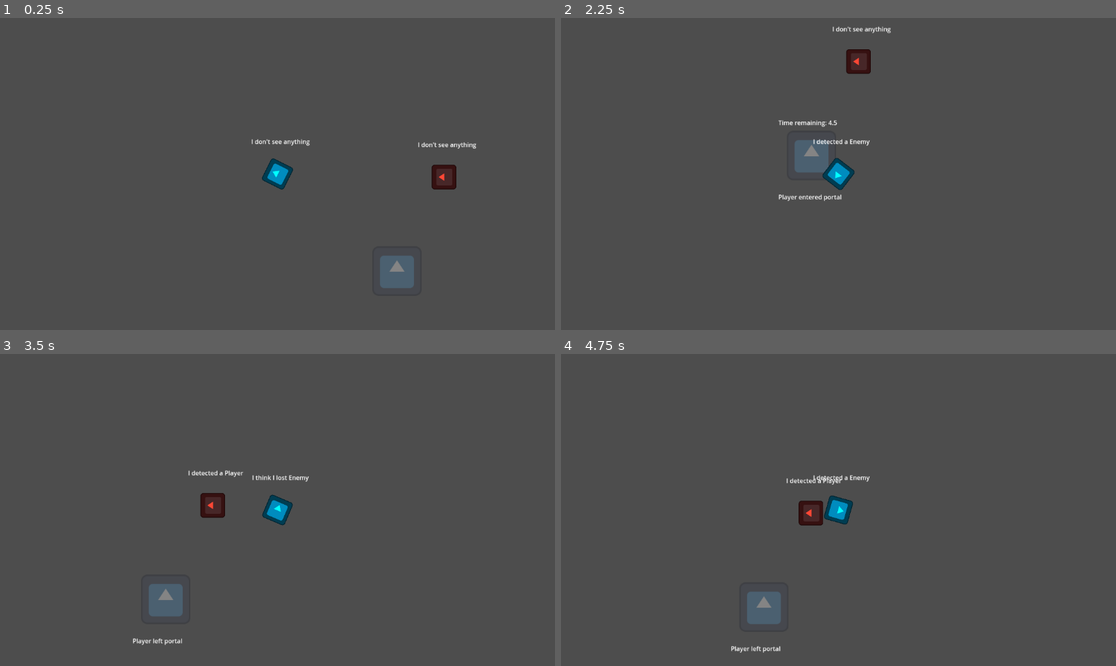
Above: before the commit, frames 1-4 (two rows, left to right).
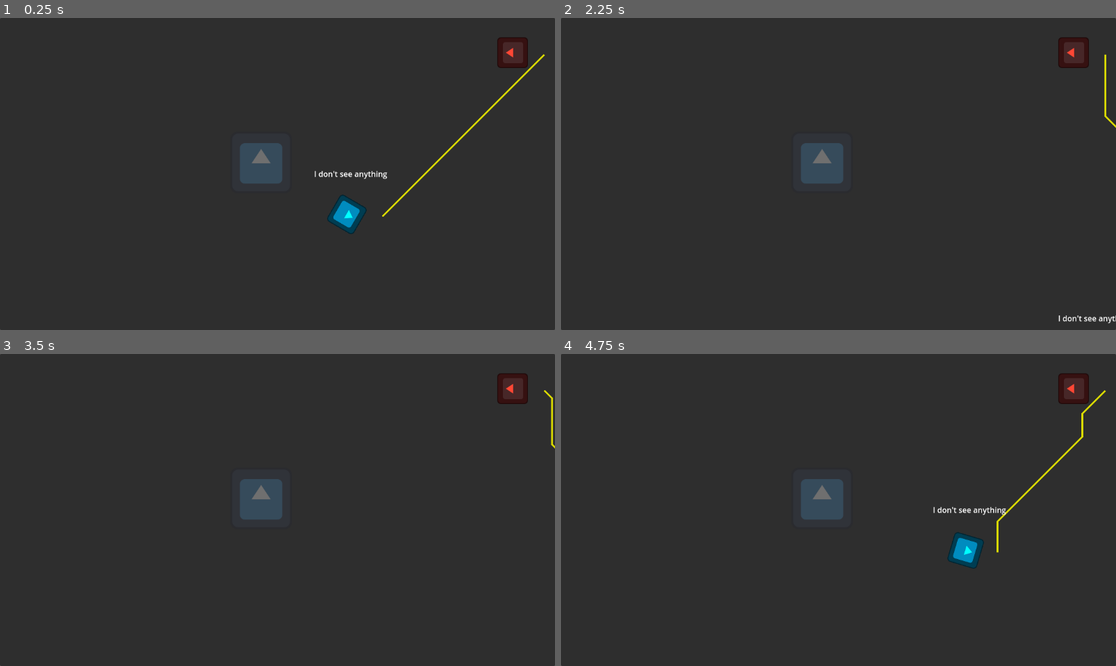
Above: after the commit, the same moments.

Repository: haladrias/godot_wild_jam_82_project
Game: Godot game, scene res://scenes/main.tscn
Two runs of this game, one before a commit and one after it. Both use one fixed random seed, a clock stepped at 60 frames per second and the inputs below. The engine's default icon, where the game draws it, is replaced by a stand-in: a white triangle on a blue panel in a dark square.
Inputs (mouse positions are in pixels of both pictures, inside the frame that each line leads up to):
- Up to frame 1 (0.25 s): no input
- Up to frame 2 (2.25 s): tap Enter at 0.5 s; move the mouse to (960, 158) at 0.52 s; hold D (move_right) 0.53-1.28 s; move the mouse to (727, 189) at 1.27 s; hold S (move_down) 1.28-2.03 s; move the mouse to (894, 105) at 2.02 s; hold D (move_right) from 2.03 s (still down)
- Up to frame 3 (3.5 s): move the mouse to (249, 572) at 2.77 s; release D (move_right) at 2.78 s; hold W (move_up) from 2.78 s (still down)
- Up to frame 4 (4.75 s): move the mouse to (1005, 556) at 3.52 s; release W (move_up) at 3.53 s; hold A (move_left) from 3.53 s (still down); move the mouse to (672, 463) at 4.27 s

The runs differ from the first frame. In frame 1, 99% of the frame differs, in the area x 0-100%, y 0-100%; in frame 2, 99%; in frame 3, 99%; in frame 4, 99%.

Commit message:
Good luck!

Diff:
--- a/scenes/enemy.tscn
+++ b/scenes/enemy.tscn
@@ -1,10 +1,11 @@
-[gd_scene load_steps=8 format=3 uid="uid://53qwx4khf5fi"]
+[gd_scene load_steps=9 format=3 uid="uid://53qwx4khf5fi"]
 
 [ext_resource type="Script" uid="uid://d278ked0oiuhy" path="res://scripts/enemy.gd" id="1_c4w8v"]
 [ext_resource type="Texture2D" uid="uid://u5lgy7gvemfw" path="res://assets/icon.svg" id="2_smlvt"]
 [ext_resource type="PackedScene" uid="uid://e2ounky2keb5" path="res://scenes/input_component.tscn" id="3_j5nhj"]
 [ext_resource type="PackedScene" uid="uid://d0hnxsi4dimdg" path="res://scenes/movement_component.tscn" id="4_ujyba"]
 [ext_resource type="PackedScene" uid="uid://bwyv3npu3jfpg" path="res://scenes/detection_component.tscn" id="5_ujyba"]
+[ext_resource type="PackedScene" uid="uid://cdyf7vl48rwk4" path="res://scenes/pathfinding.tscn" id="6_xwavj"]
 
 [sub_resource type="RectangleShape2D" id="RectangleShape2D_h0i82"]
 size = Vector2(64, 64)
@@ -12,9 +13,10 @@
 [sub_resource type="RectangleShape2D" id="RectangleShape2D_j5nhj"]
 size = Vector2(64, 64)
 
-[node name="Enemy" type="CharacterBody2D" node_paths=PackedStringArray("input_component", "movement_component", "detection_component") groups=["Enemy"]]
+[node name="Enemy" type="CharacterBody2D" node_paths=PackedStringArray("pathfinder", "input_component", "movement_component", "detection_component") groups=["Enemy"]]
 collision_layer = 129
 script = ExtResource("1_c4w8v")
+pathfinder = NodePath("pathfinding")
 input_component = NodePath("InputComponent")
 movement_component = NodePath("MovementComponent")
 detection_component = NodePath("CollisionShape2D/DetectionComponent")
@@ -53,3 +55,6 @@
 fit_content = true
 horizontal_alignment = 1
 vertical_alignment = 1
+
+[node name="pathfinding" parent="." instance=ExtResource("6_xwavj")]
+cell_size = Vector2i(16, 16)
--- a/scenes/game.tscn
+++ b/scenes/game.tscn
@@ -8,10 +8,14 @@
 [node name="Game" type="Node2D"]
 script = ExtResource("1_uwrxv")
 
+[node name="Panel" type="Panel" parent="."]
+offset_right = 1152.0
+offset_bottom = 648.0
+
 [node name="Portal" parent="." instance=ExtResource("3_lbhrr")]
 
 [node name="Enemy" parent="." instance=ExtResource("4_lbhrr")]
-position = Vector2(664, 56)
+position = Vector2(1064, 72)
 
 [node name="Player" parent="." instance=ExtResource("2_lnu2h")]
-position = Vector2(232, 48)
+position = Vector2(720, 408)
--- /dev/null
+++ b/scenes/pathfinder.tscn
@@ -0,0 +1,11 @@
+[gd_scene load_steps=2 format=3 uid="uid://dfuqtphi1rnid"]
+
+[ext_resource type="Script" uid="uid://beqmah0h4km7x" path="res://scenes/pathfinding.gd" id="1_jqfsq"]
+
+[node name="pathfinding" type="Node2D"]
+script = ExtResource("1_jqfsq")
+cell_size = Vector2i(16, 16)
+
+[node name="Line2D" type="Line2D" parent="."]
+width = 4.0
+default_color = Color(0.853743, 0.853744, 1.15514e-06, 1)
--- a/scenes/pathfinding.gd
+++ b/scenes/pathfinding.gd
@@ -1,40 +1,52 @@
-extends Node2D
+class_name Pathfinder extends Node2D
+@export var cell_size = Vector2i(64, 64)
 
-## variables to help define the characteristics of the Astar navigation
-## this variable *should* start the Astar
-var astar = AStarGrid2D.new()
-## thsese two variables will the beginning and end of the Astar navigation, i hope
-var pathfinding_start = Vector2i(5,5)
-var pathfinding_end = Vector2i(25,15)
-## this *should* control the grid size; i hope it is redundant
+var astar_grid = AStarGrid2D.new()
 var grid_size
-@export var cell_size = Vector2i(64,64)
+var end = Vector2i(5, 5) # Placeholder, gets updated by player position signal
+var entity_position = Vector2i.ZERO # Placeholder, gets updated by calling entity position
 
-## function to load the primary functions of the pathfinding
 func _ready():
+	SignalBus.player_position_changed.connect(update_end)
+	get_tree().root.size_changed.connect(initialize_grid)
 	initialize_grid()
 	update_path()
 
-## this function *should* begin the grid the Astar will use for navigation;
-## i am not sure we even need this function
+
+func update_entity_position(pos):
+	entity_position = Vector2i(Vector2i(pos) / cell_size)
+
 func initialize_grid():
-	## this controls the grid size that the Astar will use
-	grid_size = Vector2i(get_viewport_rect().size) / cell_size
-	astar.size = grid_size
-	## this should control the cell size, i hope i got it right
-	astar.cell_size = cell_size
-	astar.offset = cell_size / 2
+	global_position = Vector2(0,0)
+	grid_size = Vector2i(get_viewport_rect().size)
+	astar_grid.region.position = Vector2i(0,0)
+	astar_grid.region.size = grid_size
+	astar_grid.cell_size = cell_size
+	astar_grid.offset = cell_size / 2
+	astar_grid.default_estimate_heuristic = AStarGrid2D.HEURISTIC_OCTILE
+	astar_grid.update()
 
-	## im keeping these two lines in and have them commented just in case they are needed.
-	## This will keep the lines the pathfinder Astar will create from being straight, i hope we wont need to use it
-	#astar.diagonal_mode = AStarGrid2D.DIAGONAL_MODE_NEVER
-	## this controls the type of line we get;
-	## in short it changes the algorithm the engine uses to draw a line from point to point;
-	#astar.default_estimate_heuristic = AStarGrid2D.HEURISTIC_OCTILE
-	## this one *should* have it update as the algorithm gets used.
-	astar.update()
 
-## this *should* create and update the path between two points
-## also this is used for debugging purposes, as it *should* create a line between the two points
+func update_end(pos):
+	# Trigged by player position signal
+	end = Vector2i(Vector2i(pos) / cell_size)
+
+
 func update_path():
-	$Line2D.points = PackedVector2Array(astar.get_point_path(pathfinding_start, pathfinding_end))
+	#! The bug is in here? Somewhere along the way the position is drifting
+	#! Duplicate by dragging the enemy in the game scene while debugging, the line will start to drift when rendering
+	# print(astar_grid.is_dirty())
+	$Line2D.points = PackedVector2Array(astar_grid.get_point_path(entity_position, end))
+	$Line2D.global_position = entity_position
+	print("Line global pos: " + str($Line2D.global_position))
+	print ("Entity position: " + str(entity_position))
+func _draw():
+	# draw_grid()
+	pass
+
+
+func draw_grid():
+	for x in grid_size.x + 1:
+		draw_line(Vector2(x * cell_size.x, 0), Vector2(x * cell_size.x, grid_size.y * cell_size.y), Color.DARK_GRAY, 2.0)
+	for y in grid_size.y + 1:
+		draw_line(Vector2(0, y * cell_size.y), Vector2(grid_size.x * cell_size.x, y * cell_size.y), Color.DARK_GRAY, 2.0)
--- a/scenes/pathfinding.tscn
+++ b/scenes/pathfinding.tscn
@@ -1,17 +1,10 @@
-[gd_scene load_steps=4 format=3 uid="uid://cdyf7vl48rwk4"]
+[gd_scene load_steps=2 format=3 uid="uid://cdyf7vl48rwk4"]
 
 [ext_resource type="Script" uid="uid://beqmah0h4km7x" path="res://scenes/pathfinding.gd" id="1_xug3m"]
-[ext_resource type="PackedScene" uid="uid://cglaqk4lp80eb" path="res://scenes/player.tscn" id="2_kuvtf"]
-[ext_resource type="PackedScene" uid="uid://53qwx4khf5fi" path="res://scenes/enemy.tscn" id="3_2qs41"]
 
 [node name="pathfinding" type="Node2D"]
 script = ExtResource("1_xug3m")
 
 [node name="Line2D" type="Line2D" parent="."]
+width = 4.0
 default_color = Color(0.853743, 0.853744, 1.15514e-06, 1)
-
-[node name="Player" parent="." instance=ExtResource("2_kuvtf")]
-position = Vector2(155, 190)
-
-[node name="Enemy" parent="." instance=ExtResource("3_2qs41")]
-position = Vector2(674, 442)
--- a/scenes/player.tscn
+++ b/scenes/player.tscn
@@ -42,9 +42,6 @@
 
 [node name="MovementComponent" parent="." instance=ExtResource("5_ur7pv")]
 
-[node name="Camera2D" type="Camera2D" parent="."]
-zoom = Vector2(0.8, 0.8)
-
 [node name="DebugLabel" type="RichTextLabel" parent="."]
 offset_left = -104.0
 offset_top = -100.0
--- a/scripts/enemy.gd
+++ b/scripts/enemy.gd
@@ -1,4 +1,6 @@
 class_name Enemy extends Entity
+@export var pathfinder: Pathfinder
+
 
 func _ready() -> void:
 	#detection_component.proximity_detection_triggered.connect(panic)
@@ -11,4 +13,7 @@
 	# TODO: parameters to pass into handle_movement should be self, and some other direction as determined by pathfinding
 	#movement_component.handle_movement(self, input_component.get_input_direction())
 	# move_and_slide()
+	#pathfinder.update_path(vector2i_position())
+	pathfinder.update_entity_position(global_position)
+	pathfinder.update_path()
 	return
--- a/scripts/player.gd
+++ b/scripts/player.gd
@@ -4,4 +4,5 @@
 	movement_component.handle_movement(self, input_component.get_input_direction())
 	move_and_slide()
 	entity.look_at(input_component.get_mouse_location())
+	SignalBus.player_position_changed.emit(global_position)
 	return
--- a/scripts/signal_bus.gd
+++ b/scripts/signal_bus.gd
@@ -3,3 +3,4 @@
 signal player_entered_portal # Can be used to kick off UI changes, enemy behaviour, rescue timerq
 signal player_exited_portal
 signal portal_timer_completed
+signal player_position_changed
